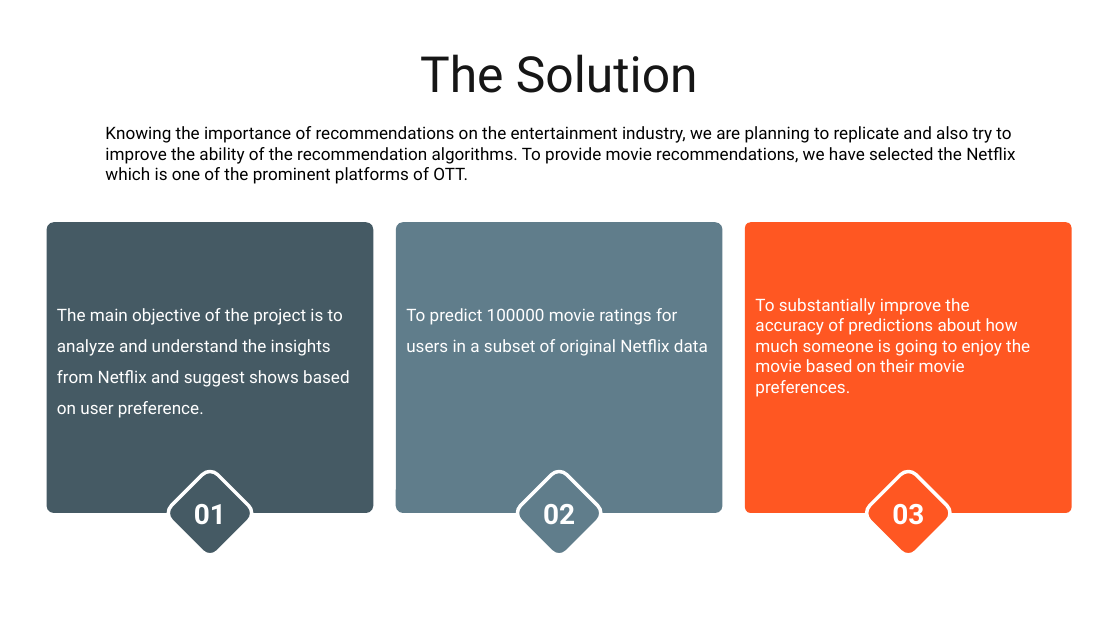
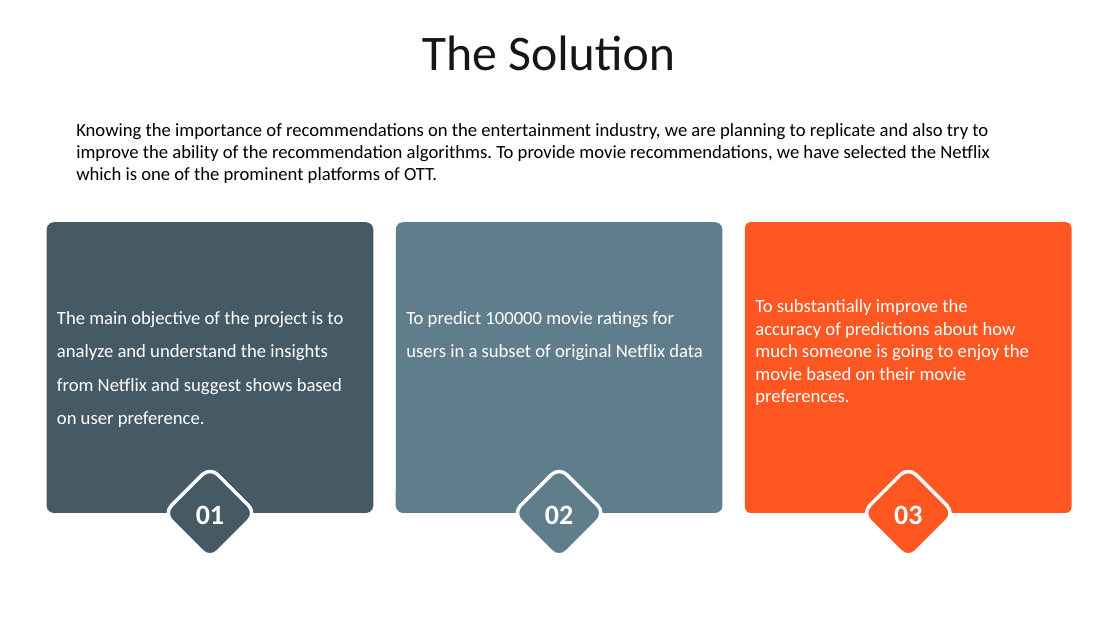
Before and after one commit to Distributed-and-scalable/Netflix-Recommendation-System, a slide deck: slide 4 of Pitch Deck Template_GROUP4.pptx. Drawn at 1120x630 pixels with LibreOffice and Linux fonts; fonts in the diff are those of the drawing. Boxes give left, top, right and bottom in pixels: in the first picture for what was removed or moved away, otherwise in the second. Text is boxed around its words. In the diff, an @@ line names an element or a change of style, - is before the commit and + after.

```diff
--- a/Pitch Deck Template_GROUP4.pptx
+++ b/Pitch Deck Template_GROUP4.pptx
@@ font Roboto to Calibri in 4 elements at <box>168,472,251,554</box>, <box>517,472,600,554</box>, <box>867,472,950,554</box>, <box>422,35,675,71</box> @@
@@ title "The Solution": place and size @@
-title "The Solution" at <box>420,54,698,93</box>
+title "The Solution" at <box>422,35,675,71</box>
@@ size 11 to 12 pt, font Roboto to Calibri in 4 elements at <box>57,311,343,427</box>, <box>406,311,703,360</box>, <box>755,299,1029,405</box>, <box>76,123,989,183</box> @@
@@ text "Knowing the importance of recommendations ...": place and size @@
-text "Knowing the importance of recommendations ..." at <box>105,126,1015,184</box>
+text "Knowing the importance of recommendations ..." at <box>76,123,989,183</box>
```
Also in this commit, not shown: 3 other slides changed.
